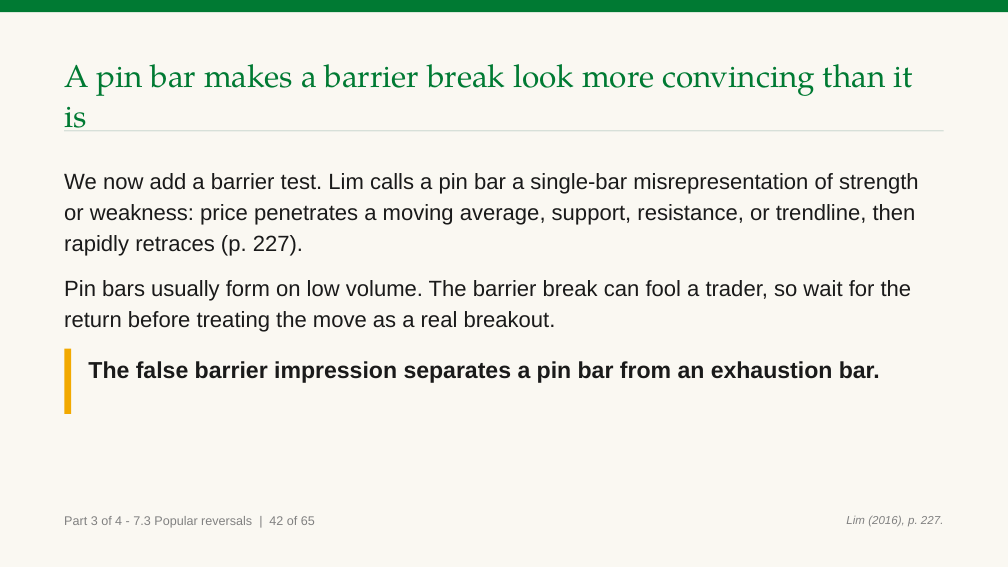
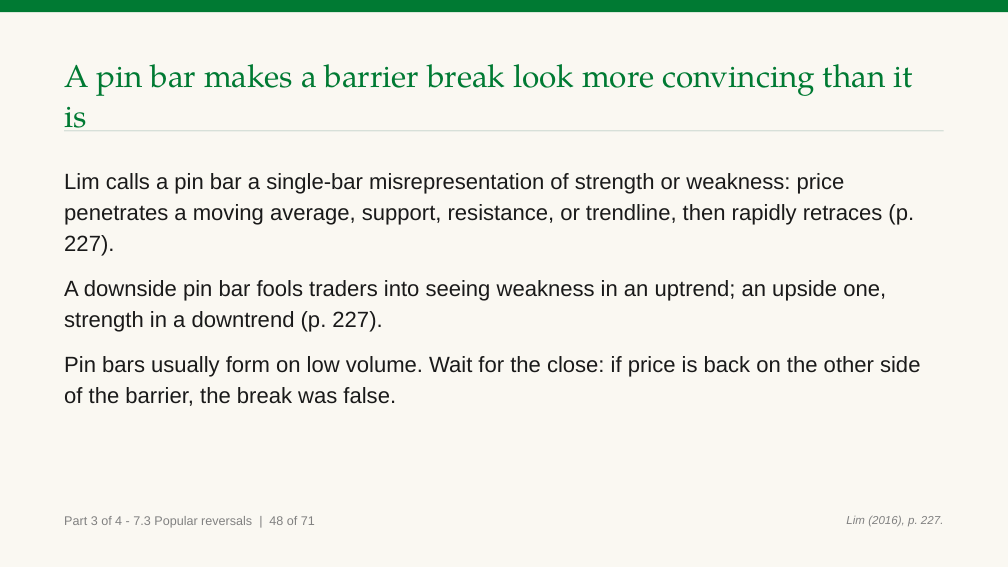
Before and after one commit to benjiesotelo-sudo/Telos_FIN1209, a slide deck: slide 215 of chapter-07/FIN1209-Chapter-07.pptx (slide 202 before the commit). Drawn at 1008x567 pixels with LibreOffice and Linux fonts; fonts in the diff are those of the drawing. Boxes give left, top, right and bottom in pixels: in the first picture for what was removed or moved away, otherwise in the second. Text is boxed around its words. In the diff, an @@ line names an element or a change of style, - is before the commit and + after.

Commit message:
Chapter 7: apply the Parts 3 and 4 student-read findings, the held readings and the Parts 1 and 2 findings
Trend drawn before each reversal chart, Part 3 opener, one gap meaning (window or opening gap), key reversal and inside bar readings, form numbering, Check 27 and 29 rewritten, owner chart fingerprints regenerated (the p2 ones were already stale on main).

```diff
--- a/chapter-07/FIN1209-Chapter-07.pptx
+++ b/chapter-07/FIN1209-Chapter-07.pptx
@@ text at [64, 173, 920, 406]: text changed @@
-We now add a barrier test. Lim calls a pin bar a single-bar misrepresentation of strength or weakness: price penetrates a moving average, support, resistance, or trendline, then rapidly retraces (p. 227).
-Pin bars usually form on low volume. The barrier break can fool a trader, so wait for the return before treating the move as a real breakout.
+Lim calls a pin bar a single-bar misrepresentation of strength or weakness: price penetrates a moving average, support, resistance, or trendline, then rapidly retraces (p. 227).
+A downside pin bar fools traders into seeing weakness in an uptrend; an upside one, strength in a downtrend (p. 227).
+Pin bars usually form on low volume. Wait for the close: if price is back on the other side of the barrier, the break was false.
@@ rectangle removed at [64, 349, 71, 414] @@
@@ text removed at [88, 361, 880, 383] @@
-The false barrier impression separates a pin bar from an exhaustion bar.
@@ text at [64, 516, 315, 528]: text changed @@
-Part 3 of 4 - 7.3 Popular reversals | 42 of 65
+Part 3 of 4 - 7.3 Popular reversals | 48 of 71
```
Also in this commit, not shown: 193 other slides changed, 15 slides added, 4 other files.
